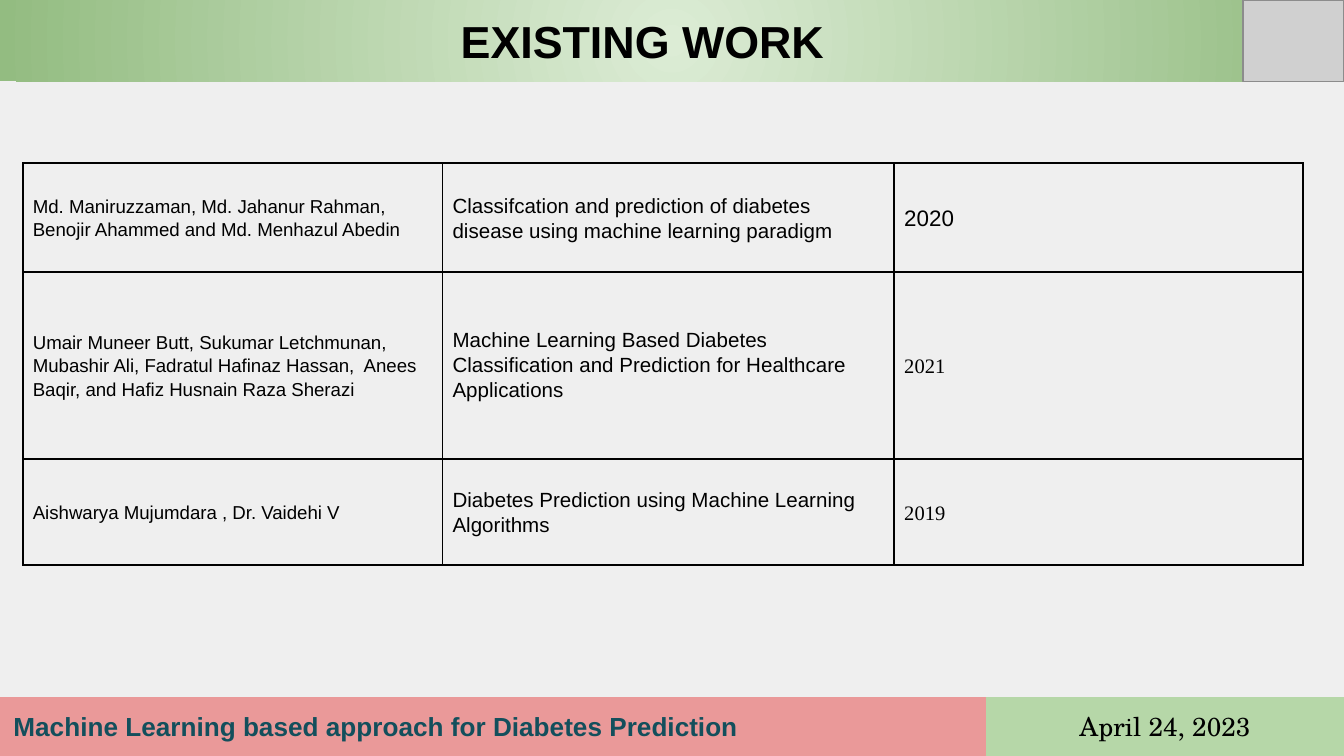
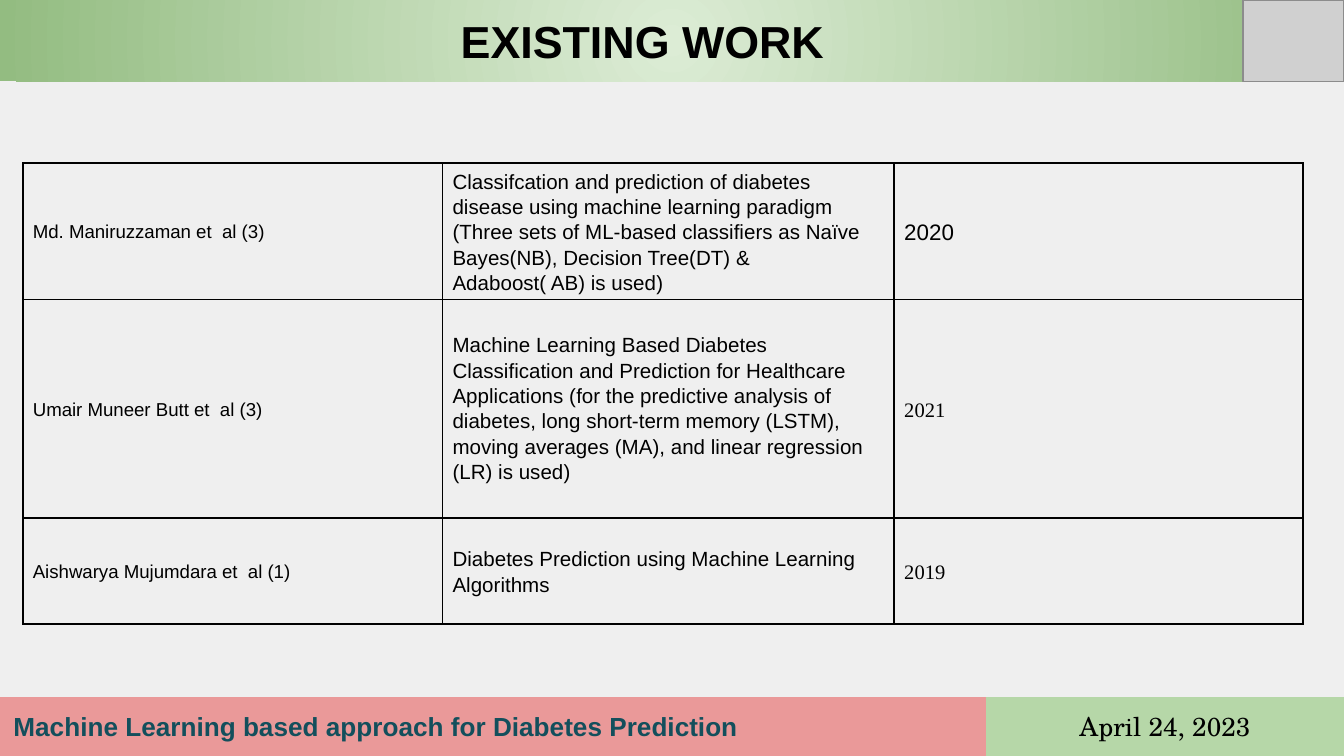
Before and after one commit to Amarjeet2909/Application-of-ML-based-Diabetes-Prediction-model, a slide deck: slide 7 of Progress Presentation_Amarjeet.pptx (slide 6 before the commit). Drawn at 1344x756 pixels with LibreOffice and Linux fonts; fonts in the diff are those of the drawing; grey boxes stand for pictures. Boxes give left, top, right and bottom in pixels: in the first picture for what was removed or moved away, otherwise in the second. Text is boxed around its words. In the diff, an @@ line names an element or a change of style, - is before the commit and + after.

```diff
--- a/Progress Presentation_Amarjeet.pptx
+++ b/Progress Presentation_Amarjeet.pptx
@@ table at [23, 163, 1302, 624] @@
-row 1, column 1: Md. Maniruzzaman, Md. Jahanur Rahman, Benojir Ahammed and Md. Menhazul Abedin
+row 1, column 1: Md. Maniruzzaman et al (3)
-row 1, column 2: Classifcation and prediction of diabetes disease using machine learning paradigm
+row 1, column 2: Classifcation and prediction of diabetes disease using machine learning paradigm (Three sets of ML-based classifiers as Naïve Bayes(NB), Decision Tree(DT) & Adaboost( AB) is used)
-row 2, column 1: Umair Muneer Butt, Sukumar Letchmunan, Mubashir Ali, Fadratul Hafinaz Hassan, Anees Baqir, and Hafiz Husnain Raza Sherazi
+row 2, column 1: Umair Muneer Butt et al (3)
-row 2, column 2: Machine Learning Based Diabetes Classification and Prediction for Healthcare Applications
+row 2, column 2: Machine Learning Based Diabetes Classification and Prediction for Healthcare Applications (for the predictive analysis of diabetes, long short-term memory (LSTM), moving averages (MA), and linear regression (LR) is used)
-row 3, column 1: Aishwarya Mujumdara , Dr. Vaidehi V
+row 3, column 1: Aishwarya Mujumdara et al (1)
```
Also in this commit, not shown: 5 other slides changed, 3 slides added, 1 other file.
